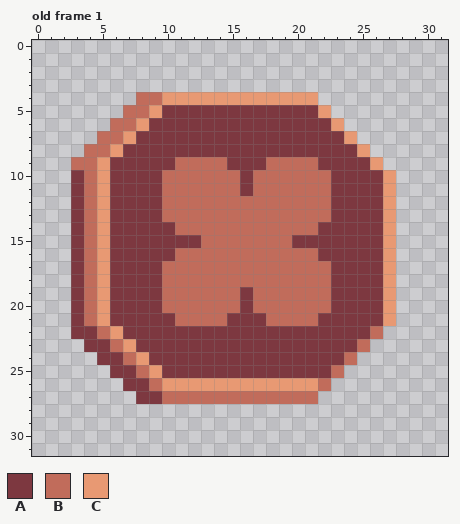
A pixel-art file gets an edit: docs/img/medal.ase. The picture above is the old version.
32x32 pixels, 5 frames. Shown: old frame 1. The commit also changed other frames, which this record leaves out.
Palette (. is transparent): A #7d3840  B #c16c5b  C #e89973
Pixels before, old frame 1, first column x 3:
 4 .....BBCCCCCCCCCCCC......
 5 ....BBCAAAAAAAAAAAAC.....
 6 ...BBCAAAAAAAAAAAAAAC....
 7 ..BBCAAAAAAAAAAAAAAAAC...
 8 .BBCAAAAAAAAAAAAAAAAAAC..
 9 BBCAAAAABBBBAAABBBBAAAAC.
10 ABCAAAABBBBBBABBBBBBAAAAC
11 ABCAAAABBBBBBABBBBBBAAAAC
12 ABCAAAABBBBBBBBBBBBBAAAAC
13 ABCAAAABBBBBBBBBBBBBAAAAC
14 ABCAAAAABBBBBBBBBBBAAAAAC
15 ABCAAAAAAABBBBBBBAAAAAAAC
16 ABCAAAAABBBBBBBBBBBAAAAAC
17 ABCAAAABBBBBBBBBBBBBAAAAC
18 ABCAAAABBBBBBBBBBBBBAAAAC
19 ABCAAAABBBBBBABBBBBBAAAAC
20 ABCAAAABBBBBBABBBBBBAAAAC
21 ABCAAAAABBBBAAABBBBAAAAAC
22 AABCAAAAAAAAAAAAAAAAAAAB.
23 .AABCAAAAAAAAAAAAAAAAAB..
24 ..AABCAAAAAAAAAAAAAAAB...
25 ...AABCAAAAAAAAAAAAAB....
26 ....AABCCCCCCCCCCCCB.....
27 .....AABBBBBBBBBBBB......
Now the later version:
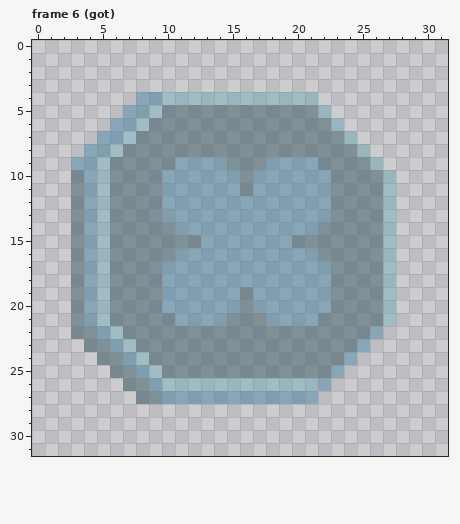
A new or re-ordered frame is compared with the old frame closest to it.
The edit:
{"change": "frames 5 -> 10"}
{"change": "layer \"Layer 2\" opacity 50% added"}
{"colour":"A","old":"#7d3840","new":"#32535f80"}
{"colour":"B","old":"#c16c5b","new":"#4180a080"}
{"colour":"C","old":"#e89973","new":"#74adbb80"}
{"label":"changed","picture_box":[71,92,396,404]}
